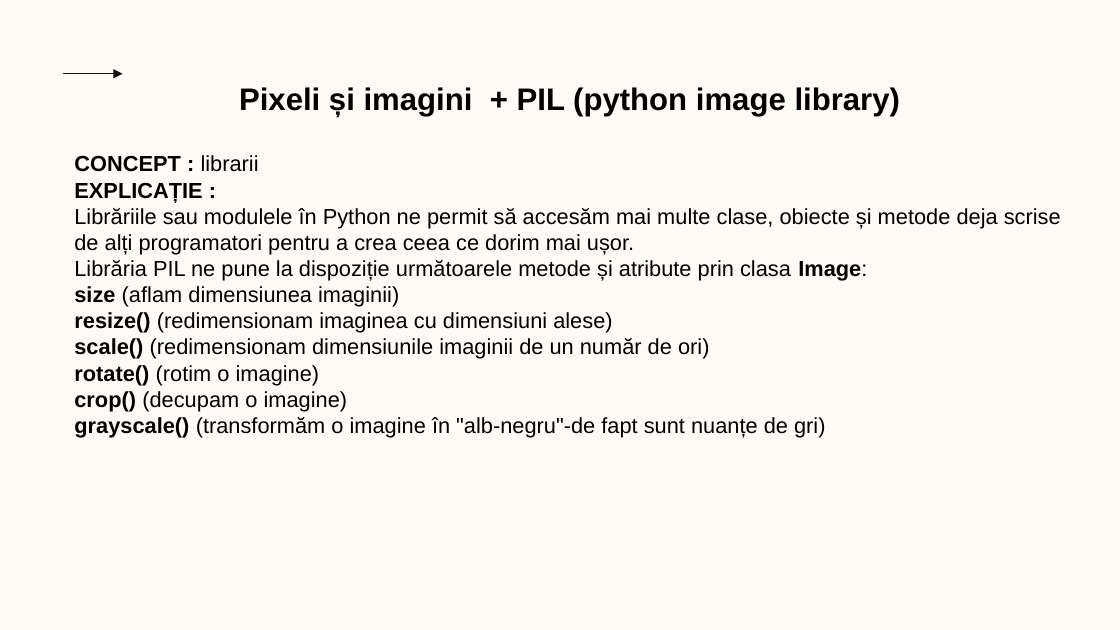
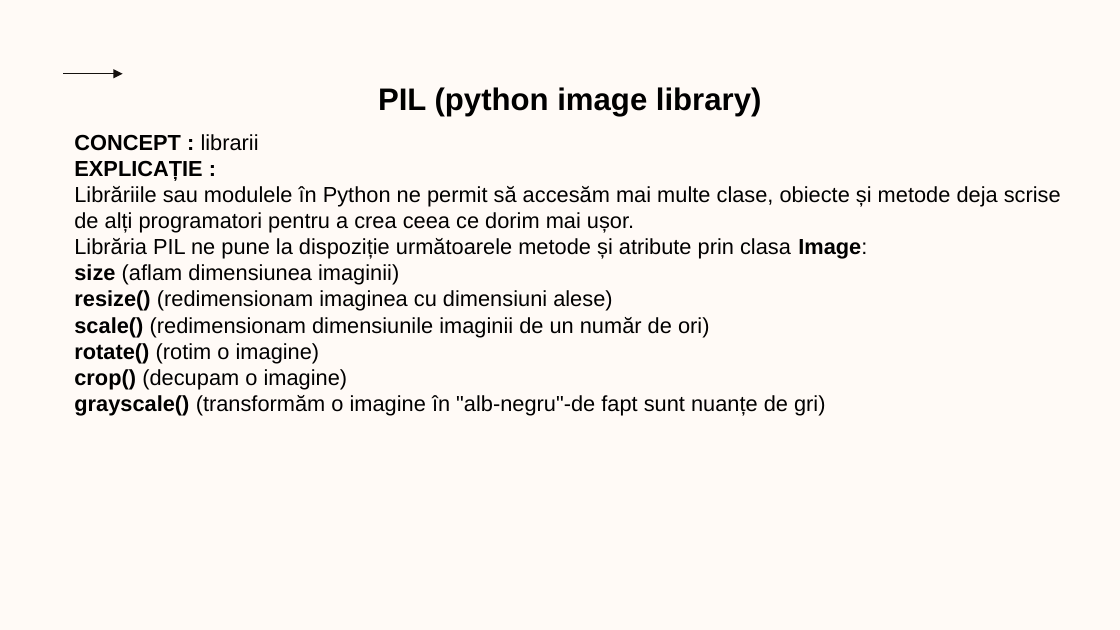
Before and after one commit to FlaviusBanned/Code-Hero-6-Resources, a slide deck: slide 6 of Curs3_PythonOOP.pptx. Drawn at 1120x630 pixels with LibreOffice and Linux fonts; fonts in the diff are those of the drawing; background and template pictures are left out. Boxes give left, top, right and bottom in pixels: in the first picture for what was removed or moved away, otherwise in the second. Text is boxed around its words. In the diff, an @@ line names an element or a change of style, - is before the commit and + after.

```diff
--- a/Curs3_PythonOOP.pptx
+++ b/Curs3_PythonOOP.pptx
@@ text at [378, 87, 762, 116]: text changed @@
-Pixeli și imagini + PIL (python image library)
+PIL (python image library)
@@ text "CONCEPT : librarii": place and size @@
-text "CONCEPT : librarii" at [74, 155, 1061, 438]
+text "CONCEPT : librarii" at [74, 134, 1061, 416]
```
Also in this commit, not shown: 5 other slides changed, 1 slide removed, 4 other files.
